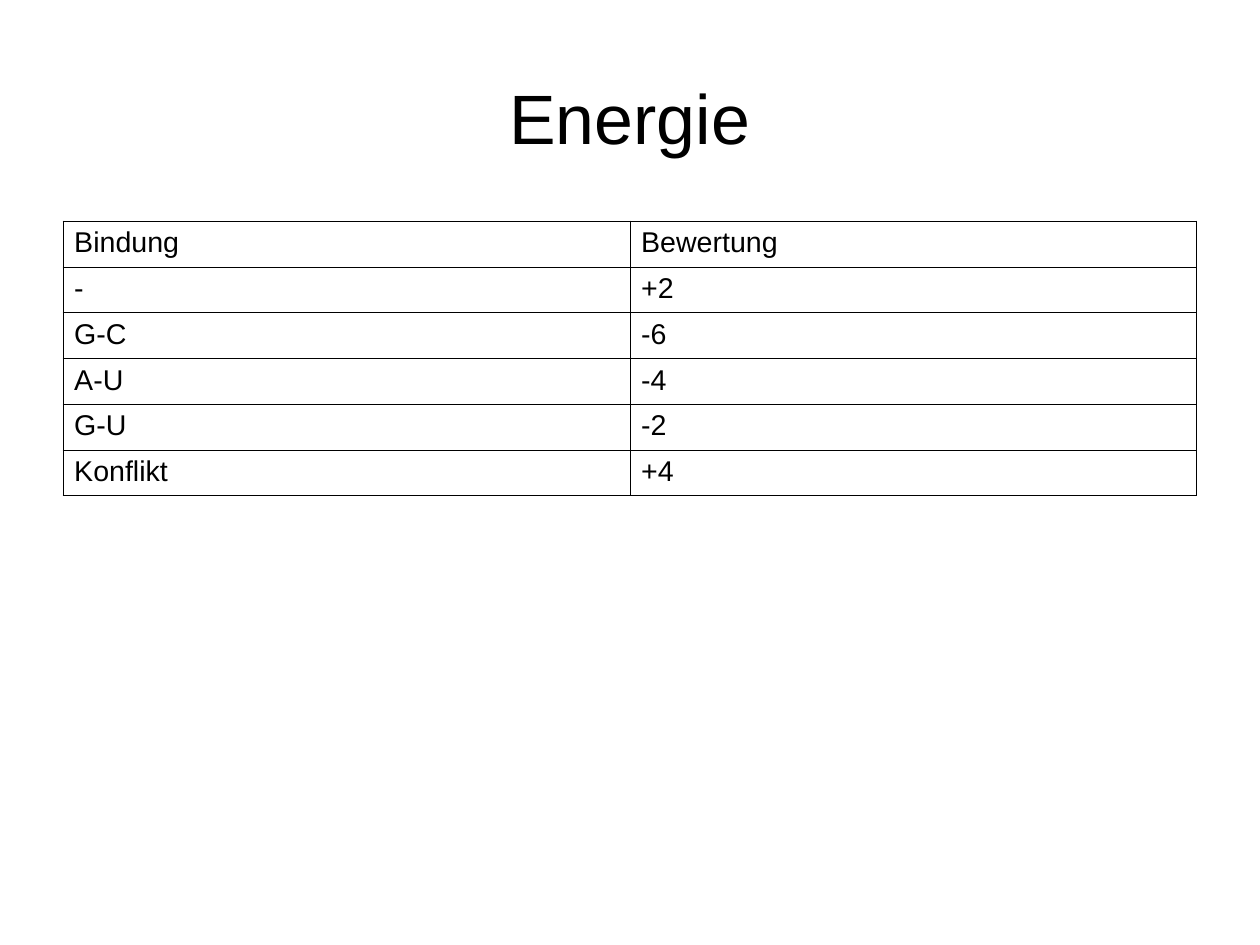
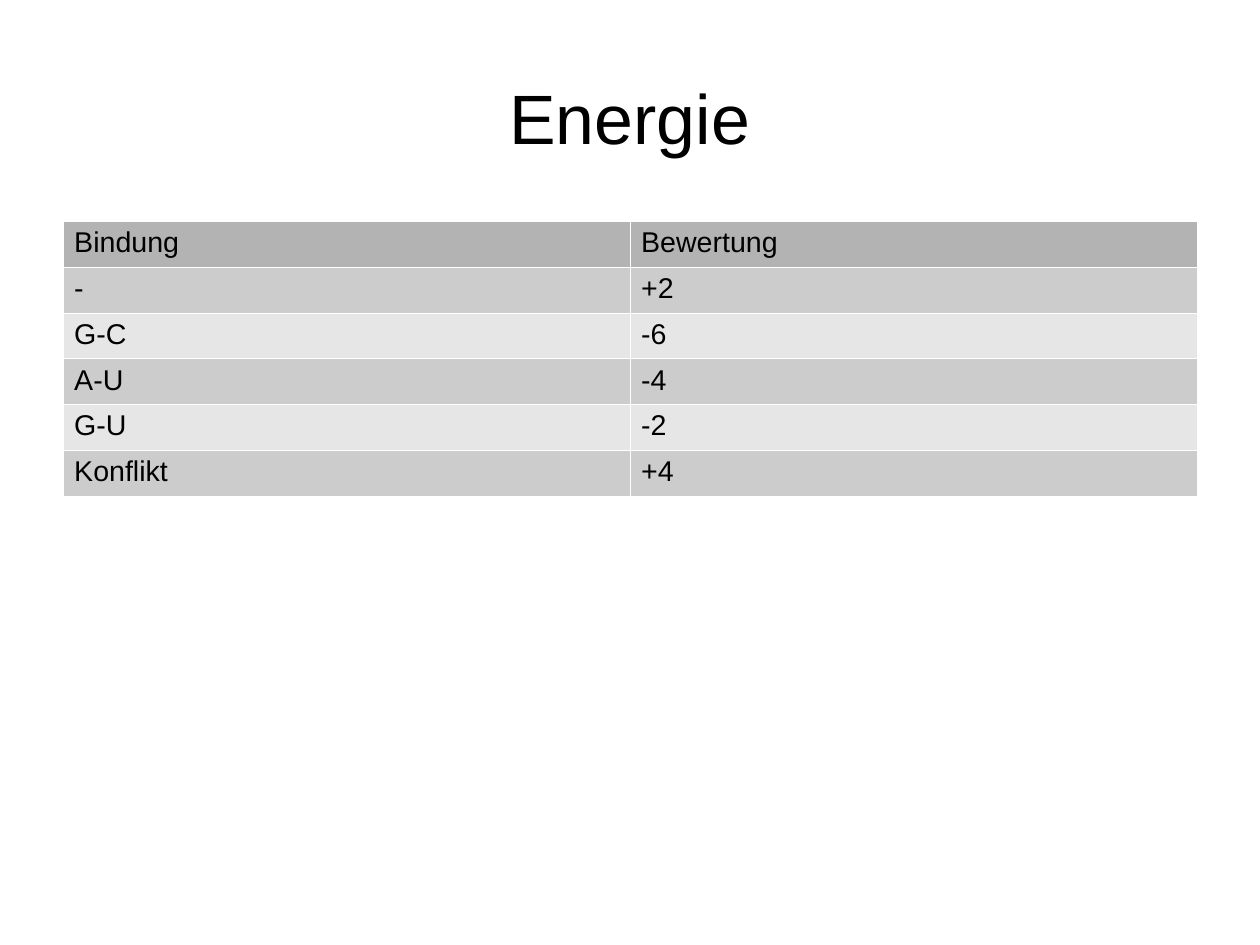
Before and after one commit to rumangerst/evolution, a slide deck: slide 4 of GPRNASolver/Results_Final/Vortrag.odp. Drawn at 1260x945 pixels with LibreOffice and Linux fonts; fonts in the diff are those of the drawing. Boxes give left, top, right and bottom in pixels: in the first picture for what was removed or moved away, otherwise in the second. Text is boxed around its words. In the diff, an @@ line names an element or a change of style, - is before the commit and + after.

```diff
--- a/GPRNASolver/Results_Final/Vortrag.odp
+++ b/GPRNASolver/Results_Final/Vortrag.odp
@@ table at (x1=63, y1=221, x2=1197, y2=486) @@
@@ fill none to #B3B3B3 in row 1 @@
@@ fill none to #CCCCCC in 6 cells @@
@@ fill none to #E6E6E6 in 4 cells @@
@@ borders changed @@
```
Also in this commit, not shown: 3 slides added, 20 other files.
